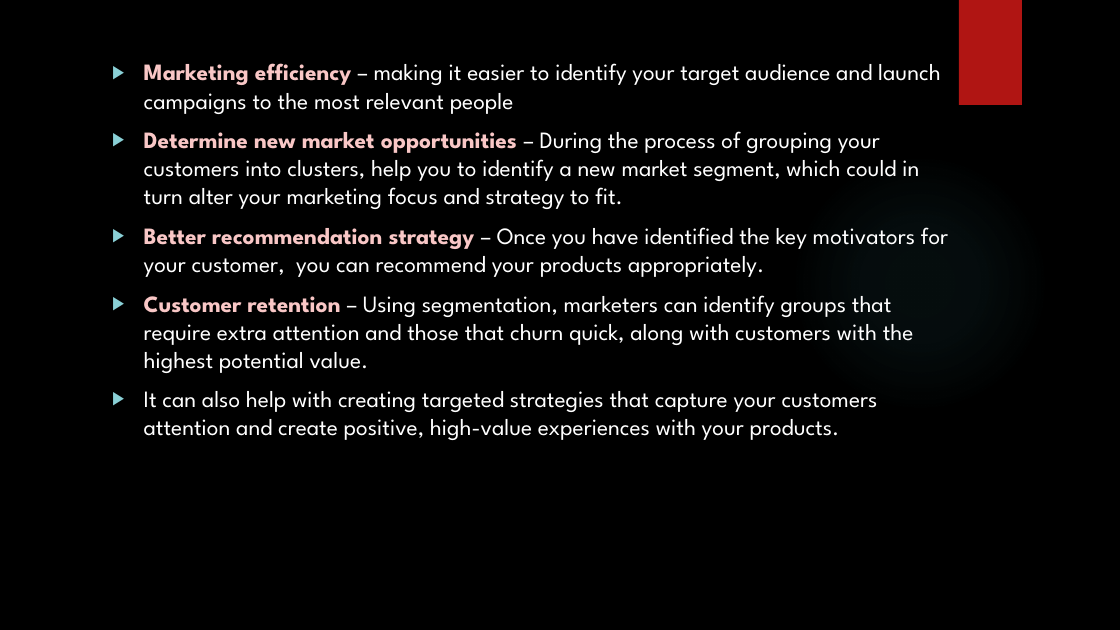
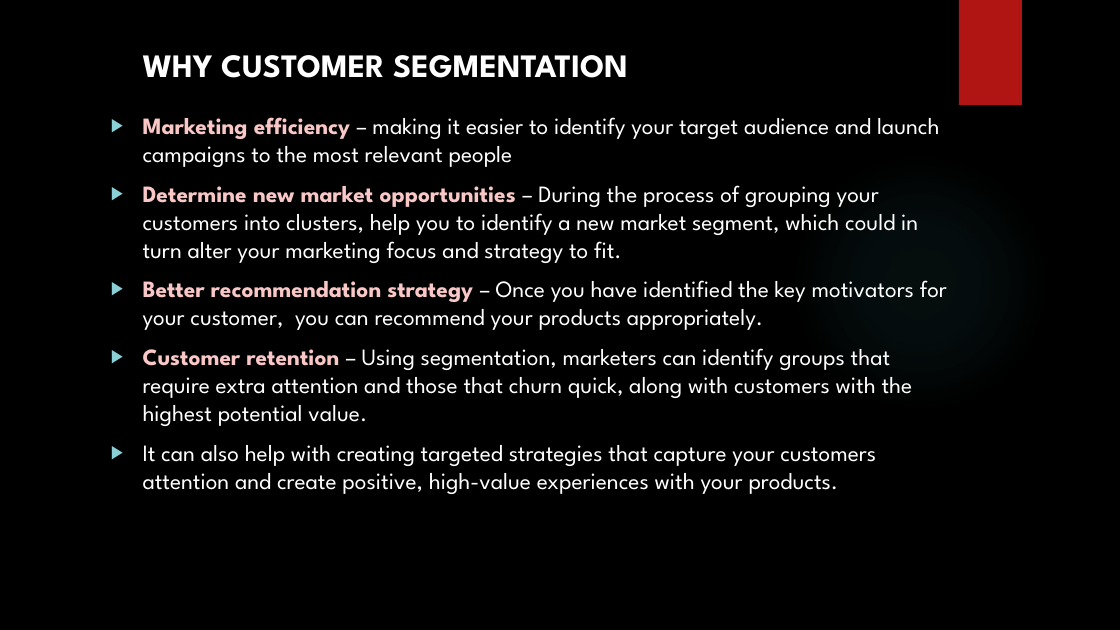
Before and after one commit to madhuhasa/digital-alpha, a slide deck: slide 16 of project/DIGITAL MARKETING.pptx (slide 14 before the commit). Drawn at 1120x630 pixels with LibreOffice and Linux fonts; fonts in the diff are those of the drawing; background and template pictures are left out. Boxes give left, top, right and bottom in pixels: in the first picture for what was removed or moved away, otherwise in the second. Text is boxed around its words. In the diff, an @@ line names an element or a change of style, - is before the commit and + after.

```diff
--- a/project/DIGITAL MARKETING.pptx
+++ b/project/DIGITAL MARKETING.pptx
@@ text added at (143, 55, 628, 78), 28 pt, text #FFFFFF, bold @@
+WHY CUSTOMER SEGMENTATION
@@ text "Marketing efficiency – making it ...": place and size @@
-text "Marketing efficiency – making it ..." at (144, 63, 948, 440)
+text "Marketing efficiency – making it ..." at (143, 117, 947, 494)
```
Also in this commit, not shown: 21 other slides changed, 5 slides added, 3 slides removed.
